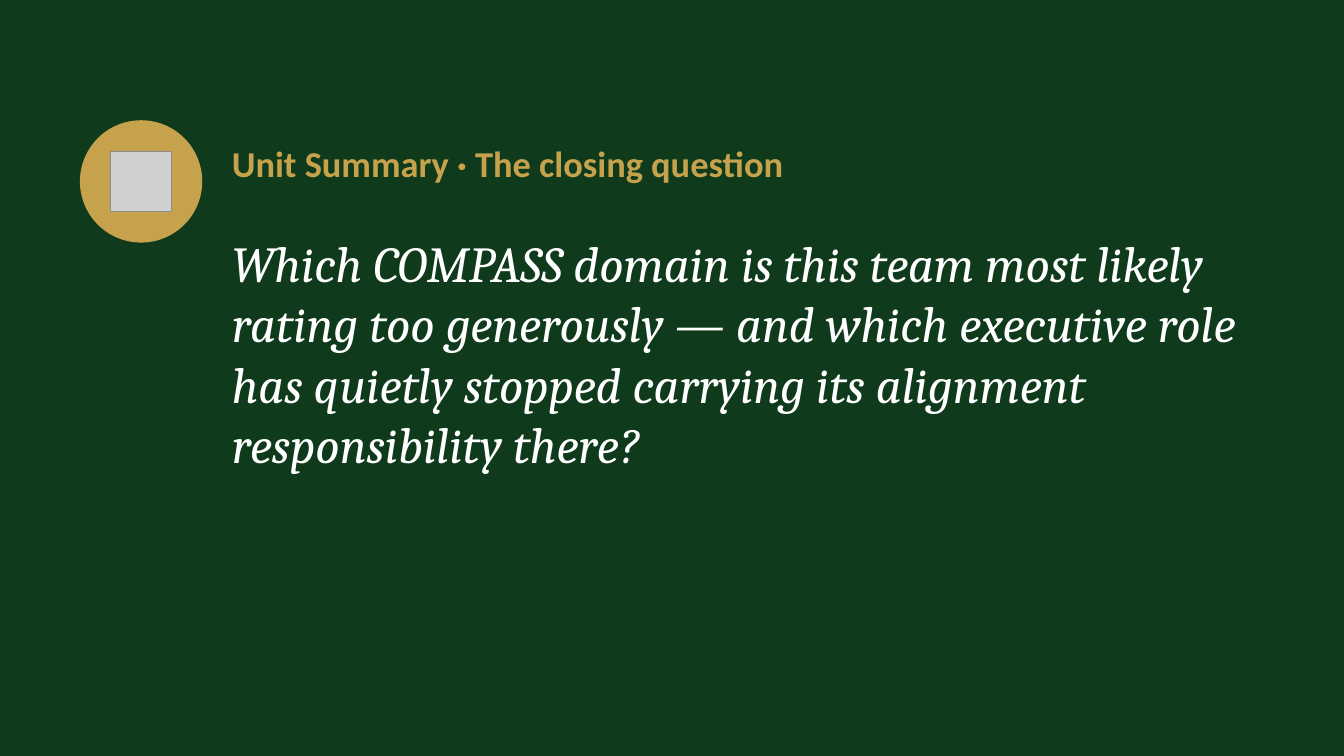
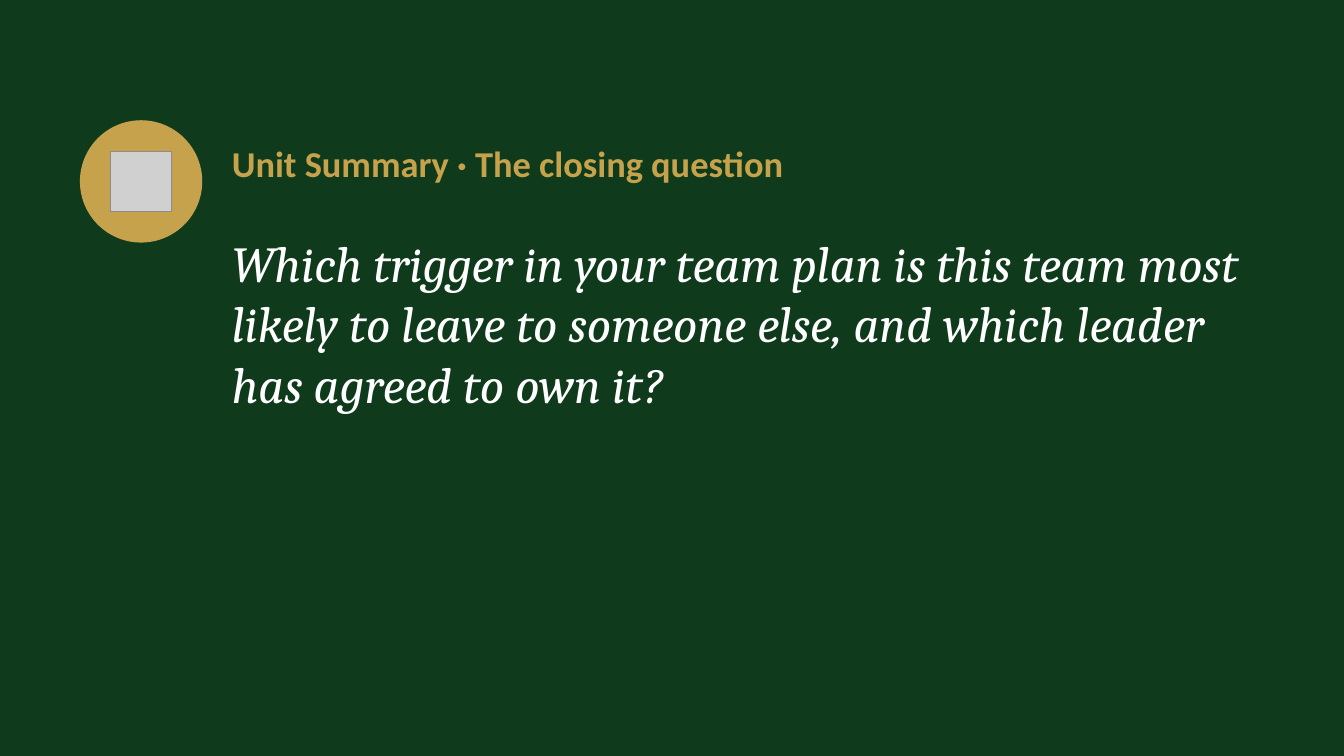
Before and after one commit to IBSL26/ibsl-platform, a slide deck: slide 39 of Unit decks/Unit 05 - Aligning Heart & Mind.pptx (slide 40 before the commit). Drawn at 1344x756 pixels with LibreOffice and Linux fonts; fonts in the diff are those of the drawing; grey boxes stand for pictures. Boxes give left, top, right and bottom in pixels: in the first picture for what was removed or moved away, otherwise in the second. Text is boxed around its words. In the diff, an @@ line names an element or a change of style, - is before the commit and + after.

```diff
--- a/Unit decks/Unit 05 - Aligning Heart & Mind.pptx
+++ b/Unit decks/Unit 05 - Aligning Heart & Mind.pptx
@@ text at (x1=232, y1=247, x2=1238, y2=414): text changed @@
-Which COMPASS domain is this team most likely rating too generously — and which executive role has quietly stopped carrying its alignment responsibility there?
+Which trigger in your team plan is this team most likely to leave to someone else, and which leader has agreed to own it?
```
Also in this commit, not shown: 12 other slides changed, 5 slides added, 6 slides removed, 42 other files.
